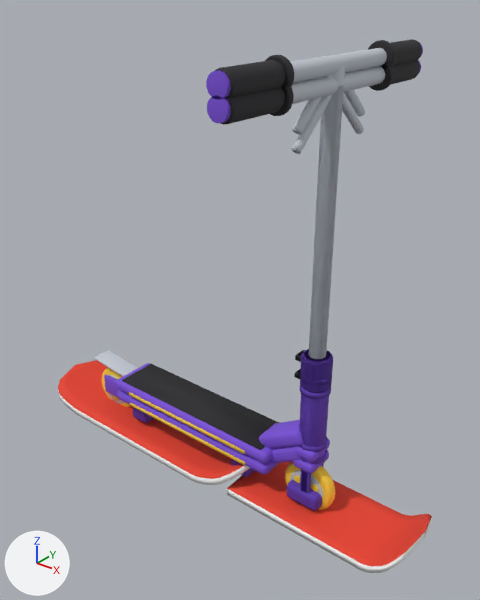
The glTF model public/models/scooter.glb: old version first, new version second.
Camera for both pictures: a 50 mm lens placed at (0.577, -0.96, 1.035), pointed at (-0.211, 0.025, 0.424). Lighting does not change. The marker at lower left points along +X, +Y and +Z. The picture after the commit comes second.

The older version as bpy lines, for what is in view:
```python
ob_scooter_bars = bpy.data.objects.new('scooter_bars', me_scooter_bars)
ob_scooter_bars.location = (0.0, 0.0, 0.0)
ob_scooter_deck = bpy.data.objects.new('scooter_deck', me_scooter_deck)
ob_scooter_deck.location = (0.0, 0.0, 0.0)
ob_snowscoot_deck = bpy.data.objects.new('snowscoot_deck', me_snowscoot_deck)
ob_snowscoot_deck.location = (0.0, 0.0, 0.0)
# also in view: 'snowscoot_bars' at (0.05, 0.0, 0.469)
```
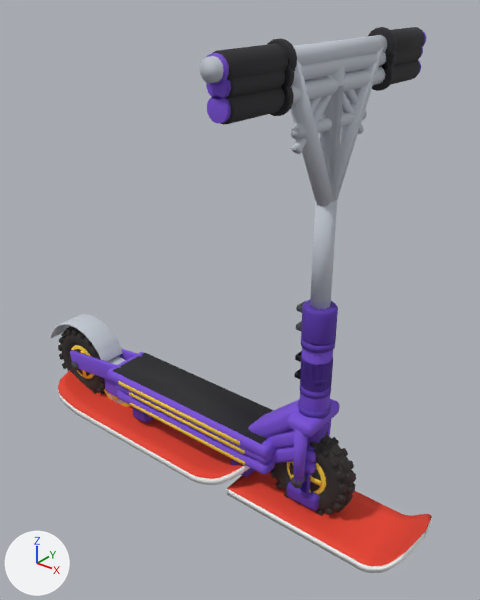
Commit message: Dirt scooter on Autumn Farm in scooter mode

Where the change shows, as pixel boxes [x1, y1, x2, y2] in the pictures (480 x 600 px):
```json
{"object": "dirtscoot_bars", "change": "added", "after": [200, 27, 427, 516], "faces in mat_scooter_bar (light grey #c4cad4)": [200, 31, 427, 310], "faces in mat_scooter_handgrip (black #28262a)": [212, 27, 425, 81], "faces in mat_dirt_tyre (black #2e2a28)": [270, 432, 356, 516], "faces in mat_scooter_frame (purple #7a4fd8)": [207, 30, 426, 484], "faces in mat_scooter_frame_dark (purple #5834aa)": [301, 300, 338, 345]}
{"object": "dirtscoot_deck", "change": "added", "after": [50, 314, 336, 458], "faces in mat_scooter_grip (black #222226)": [113, 353, 274, 444], "faces in mat_scooter_frame (purple #7a4fd8)": [70, 347, 333, 458], "faces in mat_scooter_bar (light grey #c4cad4)": [50, 314, 123, 361], "faces in mat_dirt_tyre (black #2e2a28)": [58, 326, 105, 394], "faces in mat_scooter_graphic (yellow #ffd640)": [118, 381, 240, 446]}
```

Edits to the scene script, one JSON object a line:
```json
{"op": "add", "block": "mat_dirt_tyre", "code": ["mat_dirt_tyre = principled_material('dirt_tyre')", "mat_dirt_tyre.base_color = (0.0273, 0.0232, 0.0212)  # black #2e2a28", "mat_dirt_tyre.roughness = 0.8"]}
{"op": "add", "block": "me_dirtscoot_deck", "code": ["me_dirtscoot_deck = bpy.data.meshes.new('dirtscoot_deck')", "me_dirtscoot_deck.from_pydata(...)  # 5356 vertices, 10312 faces; spans x -0.83..0.033, y -0.066..0.066, z -0.002..0.417", "# faces by material slot: [748, 12, 12, 584, 96, 972, 7432, 456]", "me_dirtscoot_deck.materials.append(mat_scooter_frame)  # purple #7a4fd8", "me_dirtscoot_deck.materials.append(mat_scooter_grip)  # black #222226", "me_dirtscoot_deck.materials.append(mat_scooter_graphic)  # yellow #ffd640", "me_dirtscoot_deck.materials.append(mat_scooter_frame_dark)  # purple #5834aa", "me_dirtscoot_deck.materials.append(mat_scooter_bolt)  # dark grey #46484e", "me_dirtscoot_deck.materials.append(mat_scooter_bar)  # light grey #c4cad4", "me_dirtscoot_deck.materials.append(mat_dirt_tyre)  # black #2e2a28", "me_dirtscoot_deck.materials.append(mat_scooter_tyre)  # yellow #ffd23f"]}
{"op": "add", "block": "me_dirtscoot_bars", "code": ["me_dirtscoot_bars = bpy.data.meshes.new('dirtscoot_bars')", "me_dirtscoot_bars.from_pydata(...)  # 5094 vertices, 9812 faces; spans x -0.102..0.102, y -0.3..0.3, z -0.002..0.958", "# faces by material slot: [284, 312, 236, 244, 848, 7432, 456]", "me_dirtscoot_bars.materials.append(mat_scooter_frame)  # purple #7a4fd8", "me_dirtscoot_bars.materials.append(mat_scooter_bolt)  # dark grey #46484e", "me_dirtscoot_bars.materials.append(mat_scooter_frame_dark)  # purple #5834aa", "me_dirtscoot_bars.materials.append(mat_scooter_bar)  # light grey #c4cad4", "me_dirtscoot_bars.materials.append(mat_scooter_handgrip)  # black #28262a", "me_dirtscoot_bars.materials.append(mat_dirt_tyre)  # black #2e2a28", "me_dirtscoot_bars.materials.append(mat_scooter_tyre)  # yellow #ffd23f"]}
{"op": "add", "block": "ob_dirtscoot_deck", "code": ["ob_dirtscoot_deck = bpy.data.objects.new('dirtscoot_deck', me_dirtscoot_deck)", "ob_dirtscoot_deck.location = (0.0, 0.0, 0.0)"]}
{"op": "add", "block": "ob_dirtscoot_bars", "code": ["ob_dirtscoot_bars = bpy.data.objects.new('dirtscoot_bars', me_dirtscoot_bars)", "ob_dirtscoot_bars.location = (0.0, 0.0, 0.0)"]}
```
